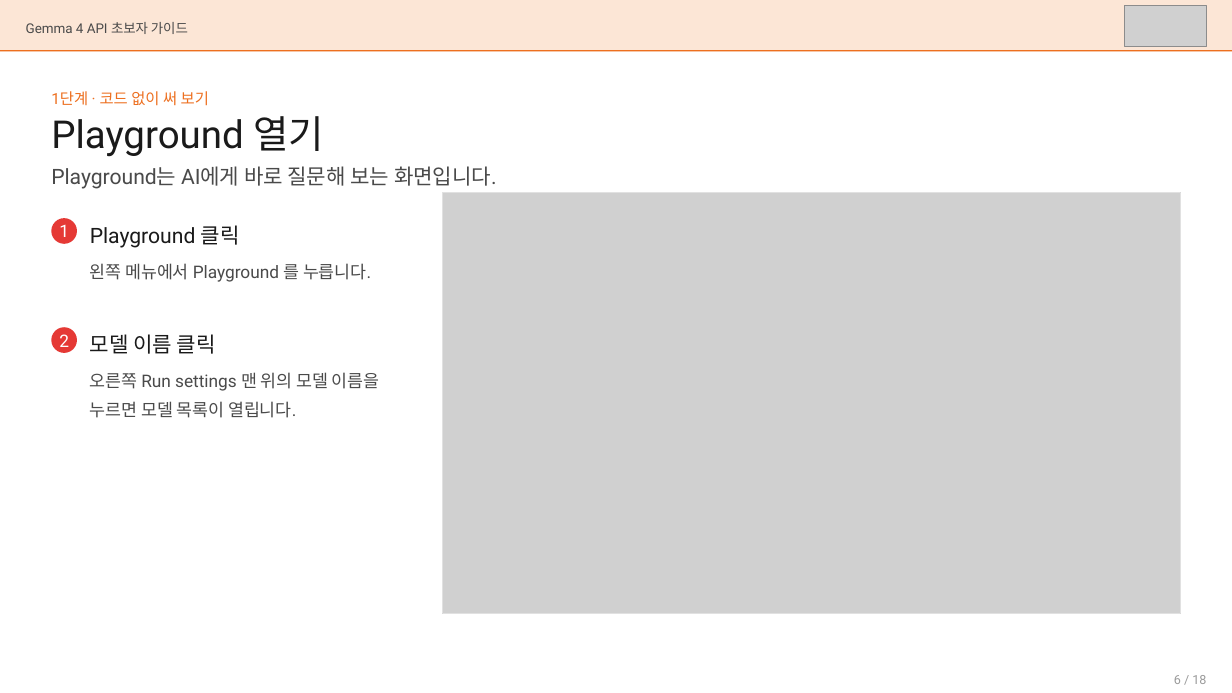
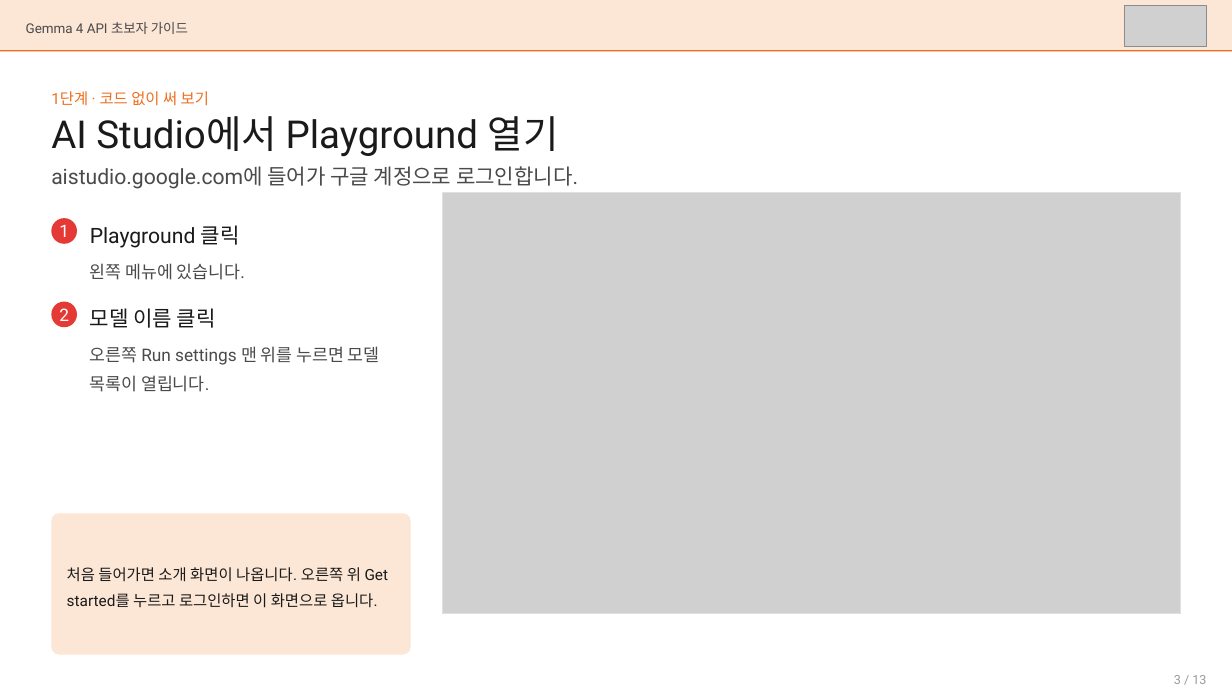
Before and after one commit to mulgae-life/ai-infra, a slide deck: slide 3 of agent-guide/docs/Gemma4_API_초보자_가이드.pptx (slide 6 before the commit). Drawn at 1232x693 pixels with LibreOffice and Linux fonts; fonts in the diff are those of the drawing; grey boxes stand for pictures. Boxes give left, top, right and bottom in pixels: in the first picture for what was removed or moved away, otherwise in the second. Text is boxed around its words. In the diff, an @@ line names an element or a change of style, - is before the commit and + after.

```diff
--- a/agent-guide/docs/Gemma4_API_초보자_가이드.pptx
+++ b/agent-guide/docs/Gemma4_API_초보자_가이드.pptx
@@ text at <box>51,116,559,157</box>: text changed @@
-Playground 열기
+AI Studio에서 Playground 열기
@@ text at <box>51,166,578,189</box>: text changed @@
-Playground는 AI에게 바로 질문해 보는 화면입니다.
+aistudio.google.com에 들어가 구글 계정으로 로그인합니다.
@@ text at <box>90,263,245,280</box>: text changed @@
-왼쪽 메뉴에서 Playground 를 누릅니다.
+왼쪽 메뉴에 있습니다.
@@ 2 texts, 1 ellipse: place and size @@
-2 texts, 1 ellipse at <box>52,327,216,354</box>
+2 texts, 1 ellipse at <box>52,301,216,328</box>
@@ text at <box>90,346,380,392</box>: text changed @@
-오른쪽 Run settings 맨 위의 모델 이름을 누르면 모델 목록이 열립니다.
+오른쪽 Run settings 맨 위를 누르면 모델 목록이 열립니다.
@@ rounded rectangle added at <box>52,514,411,655</box>, fill #FCE6D6 @@
@@ text added at <box>67,567,389,608</box>, 12 pt, text #1A1A1A @@
+처음 들어가면 소개 화면이 나옵니다. 오른쪽 위 Get started를 누르고 로그인하면 이 화면으로 옵니다.
@@ text at <box>1174,675,1206,684</box>: text changed @@
-6 / 18
+3 / 13
```
Also in this commit, not shown: 10 other slides changed, 2 slides added, 7 slides removed, 1 other file.
